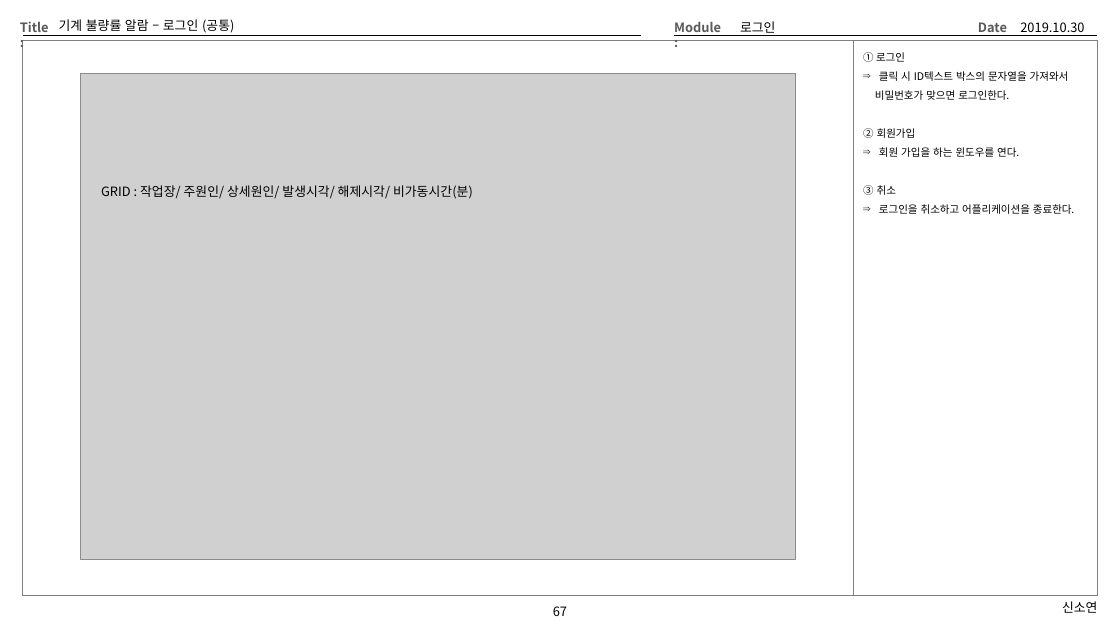
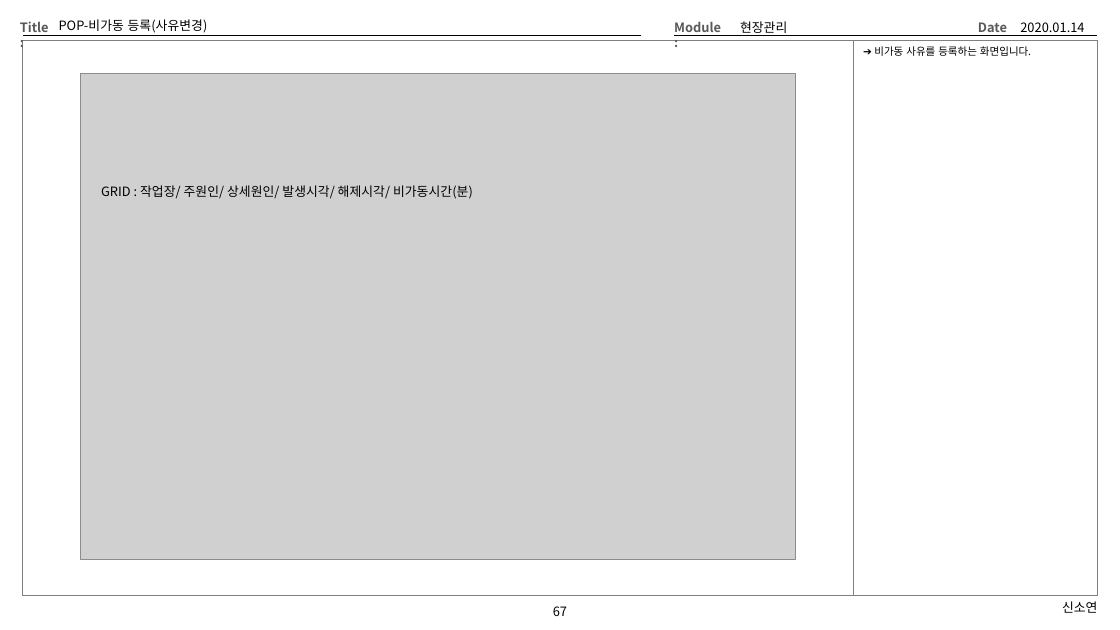
Before and after one commit to Cliedy-s/Team4, a slide deck: slide 67 of source/TEMP/Team4화면설계 - 신소연.pptx. Drawn at 1120x630 pixels with LibreOffice and Linux fonts; fonts in the diff are those of the drawing; grey boxes stand for pictures. Boxes give left, top, right and bottom in pixels: in the first picture for what was removed or moved away, otherwise in the second. Text is boxed around its words. In the diff, an @@ line names an element or a change of style, - is before the commit and + after.

```diff
--- a/source/TEMP/Team4화면설계 - 신소연.pptx
+++ b/source/TEMP/Team4화면설계 - 신소연.pptx
@@ title at (x1=59, y1=19, x2=208, y2=33): text changed @@
-기계 불량률 알람 – 로그인 (공통)
+POP-비가동 등록(사유변경)
@@ text at (x1=740, y1=21, x2=787, y2=36): text changed @@
-로그인
+현장관리
@@ text at (x1=1020, y1=22, x2=1084, y2=36): text changed @@
-2019.10.30
+2020.01.14
@@ text at (x1=874, y1=46, x2=1031, y2=56): text changed @@
-① 로그인
-⇒ 클릭 시 ID텍스트 박스의 문자열을 가져와서
-비밀번호가 맞으면 로그인한다.
-② 회원가입
-⇒ 회원 가입을 하는 윈도우를 연다.
-③ 취소
-⇒ 로그인을 취소하고 어플리케이션을 종료한다.
+➔ 비가동 사유를 등록하는 화면입니다.
```
Also in this commit, not shown: 17 other slides changed, 19 other files.
